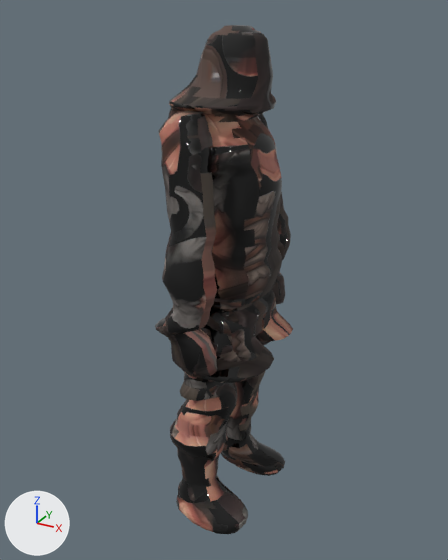
What one commit did to the glTF model assets/models/npcs/npc_gorvek.glb.
One viewpoint serves both versions: a 50 mm camera at (1.007, -1.916, 1.954) aimed at (-0.048, 0.002, 0.995). The lights are fixed; the arrows at lower left show +X, +Y and +Z. The older version comes first. Vertices at exactly the same position are counted once.

Objects in the first picture: 'arm_L'.
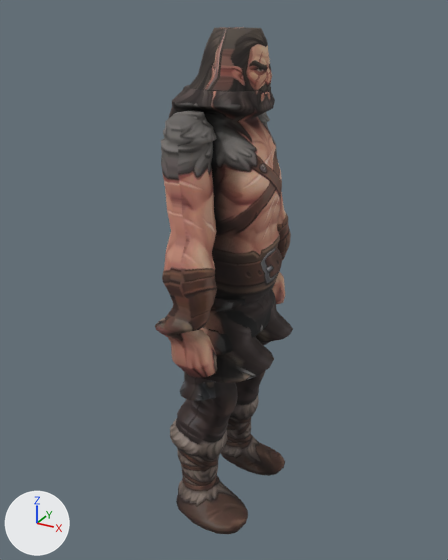
Location of each change, (x1, y1, x2, y2) in pixels of the pictures (448 x 560 px; the box of a moved part takes in the faces that stretch with it):
'arm_L', reshaped: before (155, 25, 293, 534); after (155, 27, 293, 534)
part 1 of me_arm_l, moved or reshaped: before (158, 25, 282, 220); after (161, 27, 282, 220)
part 2 of me_arm_l, surface changed: (155, 36, 293, 534) in both

What changed in the scene script:
```text
Change me_arm_l:
    used by ob_arm_l; location = (0.0, 0.0, 0.0)
    remove me_arm_l.from_pydata(...)  # 3210 vertices, 6400 faces; spans x -0.27..0.22, y -0.41..0.4, z 0.01..1.9
    add me_arm_l.from_pydata(...)  # 3194 vertices, 6342 faces; spans x -0.27..0.22, y -0.41..0.4, z 0.01..1.89
    me_arm_l part 1: 333 vertices moved from x -0.26..0.16, y -0.3..0.3, z 1.37..1.87 to x -0.26..0.16, y -0.3..0.3, z 1.37..1.89; 218 vertices removed from x -0.25..0.15, y -0.18..0.18, z 1.34..1.9; 202 vertices added at x -0.25..0.11, y -0.28..0.29, z 1.37..1.89
    me_arm_l part 2: 5497 kept faces spanning x -0.27..0.22, y -0.41..0.4, z 0.01..1.89 get new texture (UV) coordinates
    other edits to the shape of me_arm_l do not show in these pictures
```
